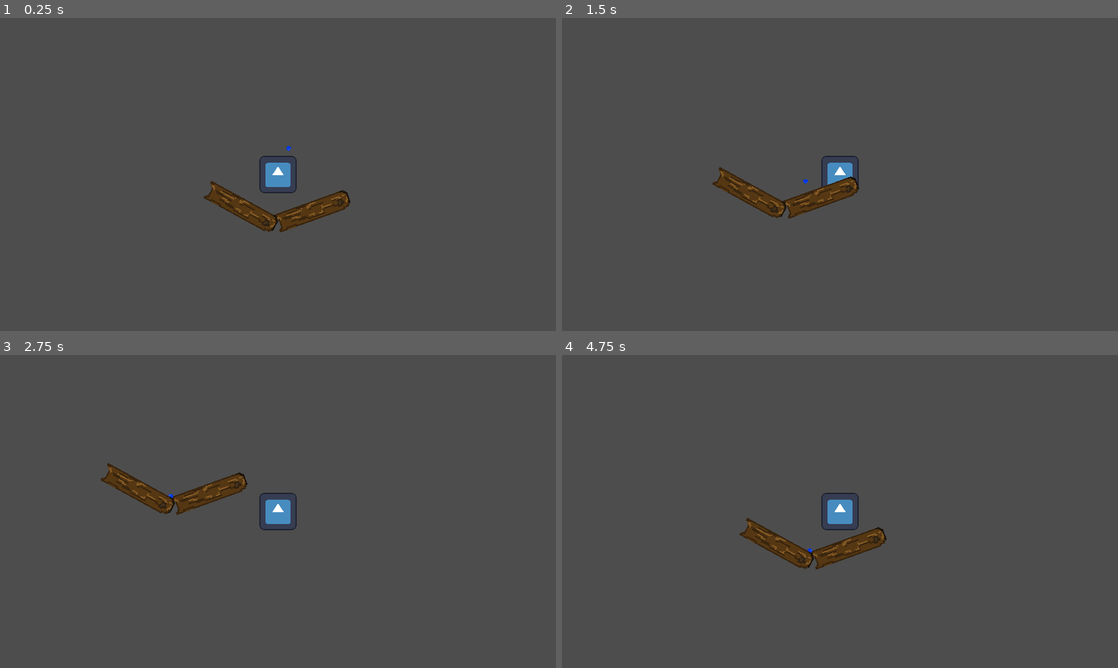
Above: before the commit, frames 1-4 (two rows, left to right).
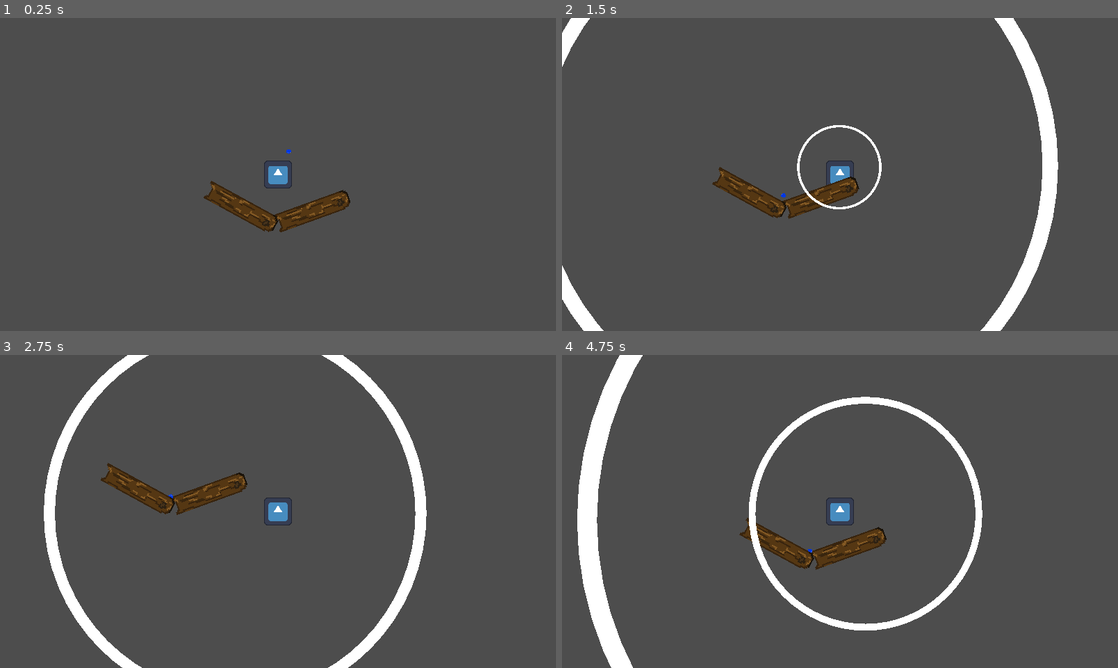
Above: after the commit, the same moments.

Repository: AragornOfKebroyd/Chapa
Game: Godot game, scene res://main.tscn
Two runs of this game, one before a commit and one after it. Both use one fixed random seed, a clock stepped at 60 frames per second and the inputs below. The engine's default icon, where the game draws it, is replaced by a stand-in: a white triangle on a blue panel in a dark square.
Inputs:
- Up to frame 1 (0.25 s): no input
- Up to frame 2 (1.5 s): tap Enter at 0.5 s; hold D (move_right) 0.53-1.28 s; tap E (squeak) at 0.6, 1.35 s; hold S (move_down) from 1.28 s (still down)
- Up to frame 3 (2.75 s): release S (move_down) at 2.03 s; hold D (move_right) from 2.03 s (still down); tap E (squeak) at 2.1 s
- Up to frame 4 (4.75 s): release D (move_right) at 2.78 s; hold W (move_up) 2.78-3.53 s; tap E (squeak) at 2.85, 3.6, 4.35 s; hold A (move_left) from 3.53 s (still down)

The runs differ from the first frame. In frame 1, 0.3% of the frame differs, in the area x 46-54%, y 40-56%; in frame 2, 4.4%; in frame 3, 5.1%; in frame 4, 6.8%, in the area x 2-76%, y 0-100%.

Commit message:
squeak initial addition

Diff:
--- a/player.tscn
+++ b/player.tscn
@@ -1,13 +1,20 @@
-[gd_scene load_steps=4 format=3 uid="uid://dky68bmkhriig"]
+[gd_scene load_steps=5 format=3 uid="uid://dky68bmkhriig"]
 
 [ext_resource type="Script" path="res://scripts/player.gd" id="1_oa4ou"]
 [ext_resource type="Texture2D" uid="uid://cospybca1rg3m" path="res://icon.svg" id="1_v7pci"]
+[ext_resource type="PackedScene" uid="uid://cxk4pd3p18hht" path="res://sound_wave.tscn" id="2_2b214"]
 
 [sub_resource type="RectangleShape2D" id="RectangleShape2D_t1m4y"]
 size = Vector2(115, 113)
 
 [node name="Player" type="CharacterBody2D"]
+scale = Vector2(0.75, 0.75)
 script = ExtResource("1_oa4ou")
+wave_scene = ExtResource("2_2b214")
+
+[node name="Node2D" parent="." instance=ExtResource("2_2b214")]
+visible = false
+position = Vector2(-1.33333, 1.33333)
 
 [node name="Sprite2D" type="Sprite2D" parent="."]
 texture = ExtResource("1_v7pci")
--- a/scripts/player.gd
+++ b/scripts/player.gd
@@ -4,14 +4,10 @@
 signal hit
 
 @export var SPEED = 240.0
-const JUMP_VELOCITY = -400.0
 var screen_size
 
 func _ready():
 	screen_size = get_viewport_rect().size
-
-
-
 
 func _process(delta: float):
 	# set animation
@@ -26,6 +22,21 @@
 var fMult = SPEED * SPEED * mu
 
 func _physics_process(delta: float) -> void:
+	process_movement(delta)
+
+	process_squeak()
+
+
+@export var wave_scene: PackedScene  # Drag the Wave scene into the inspector
+
+func process_squeak():
+	if Input.is_action_just_pressed("squeak"):
+		print("squeak")
+		var wave = wave_scene.instantiate()
+		wave.global_position = global_position
+		get_parent().add_child(wave)
+
+func process_movement(delta):
 	#velocity = Vector2.ZERO
 	var force = Vector2.ZERO
 
--- /dev/null
+++ b/scripts/sound_wave.gd
@@ -0,0 +1,46 @@
+extends Node2D
+@export var wave_speed: float = 200.0  # Speed of expansion
+@export var max_radius: float = 300.0  # Maximum expansion size
+@export var dropoff_rate: float = 100.0 # rate at which the sound decays
+
+
+
+var radius = 5
+# Called when the node enters the scene tree for the first time.
+
+@export var start_radius: float = 50.0  # Initial radius of the circle
+@export var segments: int = 64  # Number of points in the circle
+func _ready():
+	# make line2d a circle
+	var line = $Line2D
+	line.clear_points()
+
+	for i in range(segments + 1):  # +1 to close the loop
+		var angle = i * TAU / segments  # TAU = 2 * PI
+		var point = Vector2(cos(angle), sin(angle)) * start_radius
+		line.add_point(point)
+
+
+	pass # Replace with function body.
+
+
+# Called every frame. 'delta' is the elapsed time since the previous frame.
+func _process(delta):
+	pass
+
+
+func _physics_process(delta):
+	radius += wave_speed * delta
+	scale = Vector2(radius / 10.0, radius / 10.0)  # Scale sprite to match
+	$Area2D/CollisionShape2D.shape.radius = radius
+	if radius > max_radius:
+		queue_free()
+
+
+func _on_Area2D_area_entered(area):
+	if area.has_method("on_wave_hit"):
+		area.on_wave_hit(global_position)
+
+func _on_Area2D_body_entered(body):
+	if body.has_method("on_wave_hit"):
+		body.on_wave_hit(global_position)
--- /dev/null
+++ b/sound_wave.tscn
@@ -0,0 +1,22 @@
+[gd_scene load_steps=3 format=3 uid="uid://cxk4pd3p18hht"]
+
+[ext_resource type="Script" path="res://scripts/sound_wave.gd" id="1_exlhb"]
+
+[sub_resource type="CircleShape2D" id="CircleShape2D_v158j"]
+radius = 82.85
+
+[node name="Sound Wave" type="Node2D"]
+script = ExtResource("1_exlhb")
+
+[node name="Area2D" type="Area2D" parent="."]
+
+[node name="CollisionShape2D" type="CollisionShape2D" parent="Area2D"]
+shape = SubResource("CircleShape2D_v158j")
+
+[node name="Line2D" type="Line2D" parent="."]
+position = Vector2(0, 1)
+points = PackedVector2Array(83, 0, 59, -59, -1, -82, -58, -60, -82, 0, -60, 57, -1, 82, 56, 60)
+closed = true
+width = 3.0
+joint_mode = 2
+begin_cap_mode = 2
